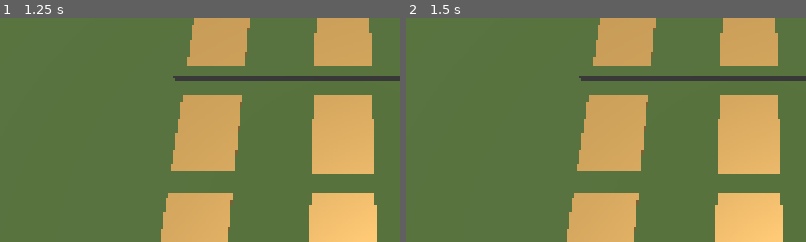
Above: before the commit, frames 1-2 (left to right).
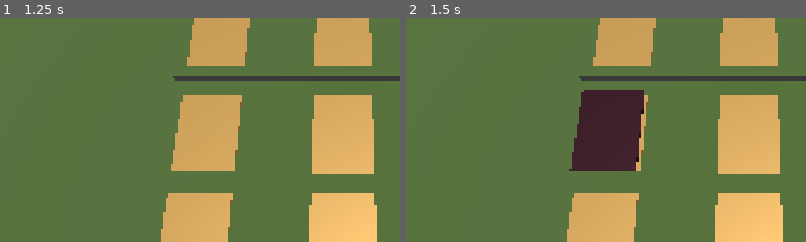
Above: after the commit, the same moments.

Repository: Drozmog/Legions-of-Valor
Game: Godot game, scene res://battlefield_3d.tscn
Two runs of this game, one before a commit and one after it. Both use one fixed random seed, a clock stepped at 60 frames per second and the inputs below.
Inputs (mouse positions are % of the whole screen's width and height, from its top left):
- Up to frame 1 (1.25 s): tap Enter at 0.5 s; move the mouse to (72, 45) at 0.52 s; click (72, 45) at 0.67 s
- Up to frame 2 (1.5 s): tap Space at 1.25 s; move the mouse to (30, 55) at 1.27 s; click (30, 55) at 1.42 s
The pictures show only the part of the screen within x 7-57%, y 26-76%; the shares and areas given below are measured in that part.

Frame 1 is identical in both runs. In frame 2, 5.8% of the frame differs, in the area x 40-60%, y 32-69%.

Commit message:
added card placement test

Diff:
--- /dev/null
+++ b/Scenes/Cards/Card3D_Test.tscn
@@ -0,0 +1,15 @@
+[gd_scene format=3 uid="uid://ebgcigmaimxx"]
+
+[sub_resource type="BoxMesh" id="BoxMesh_13m0g"]
+size = Vector3(1.02, 0.02, 1.34)
+
+[sub_resource type="StandardMaterial3D" id="StandardMaterial3D_mx420"]
+albedo_color = Color(0.32156864, 0.16078432, 0.21568628, 1)
+metallic = 0.48
+roughness = 0.46
+
+[node name="Card3D_Test" type="Node3D" unique_id=708655845]
+
+[node name="CardBody" type="MeshInstance3D" parent="." unique_id=1559280475]
+mesh = SubResource("BoxMesh_13m0g")
+surface_material_override/0 = SubResource("StandardMaterial3D_mx420")
--- /dev/null
+++ b/Scripts/Battlefield/BoardSlot.gd
@@ -0,0 +1,61 @@
+extends MeshInstance3D
+
+const TEST_CARD_SCENE: PackedScene = preload("res://Scenes/Cards/Card3D_Test.tscn")
+
+@onready var click_area: Area3D = $ClickArea
+@onready var card_point: Marker3D = $CardPoint
+
+var occupied: bool = false
+var placed_card: Node3D = null
+
+
+func _ready() -> void:
+	occupied = get_meta("occupied", false)
+
+	click_area.input_ray_pickable = true
+	click_area.input_event.connect(_on_click_area_input_event)
+
+
+func _on_click_area_input_event(
+	_camera: Node,
+	event: InputEvent,
+	_event_position: Vector3,
+	_normal: Vector3,
+	_shape_idx: int
+) -> void:
+	if event is InputEventMouseButton:
+		if event.button_index == MOUSE_BUTTON_LEFT and event.pressed:
+			try_place_test_card()
+
+		if event.button_index == MOUSE_BUTTON_RIGHT and event.pressed:
+			clear_slot()
+
+
+func try_place_test_card() -> void:
+	if occupied:
+		print(get_meta("slot_id"), " is already occupied.")
+		return
+
+	placed_card = TEST_CARD_SCENE.instantiate()
+	card_point.add_child(placed_card)
+
+	placed_card.position = Vector3.ZERO
+	placed_card.rotation = Vector3.ZERO
+
+	occupied = true
+	set_meta("occupied", true)
+
+	print("Placed test card on: ", get_meta("slot_id"))
+
+
+func clear_slot() -> void:
+	if placed_card == null:
+		return
+
+	placed_card.queue_free()
+	placed_card = null
+
+	occupied = false
+	set_meta("occupied", false)
+
+	print("Cleared slot: ", get_meta("slot_id"))
--- a/battlefield_3d.tscn
+++ b/battlefield_3d.tscn
@@ -1,4 +1,6 @@
 [gd_scene format=3 uid="uid://dp6yeqqg78j3r"]
+
+[ext_resource type="Script" uid="uid://08vh6g385ekw" path="res://Scripts/Battlefield/BoardSlot.gd" id="1_kb538"]
 
 [sub_resource type="PlaneMesh" id="PlaneMesh_lmsbs"]
 size = Vector2(14, 8)
@@ -49,6 +51,7 @@
 transform = Transform3D(1, 0, 0, 0, 1, 0, 0, 0, 1, -2.25, 0.06, 2.6)
 mesh = SubResource("BoxMesh_lmsbs")
 surface_material_override/0 = SubResource("StandardMaterial3D_qglca")
+script = ExtResource("1_kb538")
 metadata/owner = "player"
 metadata/row = "back"
 metadata/column = "middle"
@@ -69,6 +72,7 @@
 transform = Transform3D(1, 0, 0, 0, 1, 0, 0, 0, 1, 0, 0, 2.6)
 mesh = SubResource("BoxMesh_lmsbs")
 surface_material_override/0 = SubResource("StandardMaterial3D_qglca")
+script = ExtResource("1_kb538")
 metadata/owner = "player"
 metadata/row = "back"
 metadata/column = "middle"
@@ -89,6 +93,7 @@
 transform = Transform3D(1, 0, 0, 0, 1, 0, 0, 0, 1, 2.25, 0, 2.6)
 mesh = SubResource("BoxMesh_lmsbs")
 surface_material_override/0 = SubResource("StandardMaterial3D_qglca")
+script = ExtResource("1_kb538")
 metadata/owner = "player"
 metadata/row = "back"
 metadata/column = "right"
@@ -109,6 +114,7 @@
 transform = Transform3D(1, 0, 0, 0, 1, 0, 0, 0, 1, -2.25, 0.06, 0.94)
 mesh = SubResource("BoxMesh_lmsbs")
 surface_material_override/0 = SubResource("StandardMaterial3D_qglca")
+script = ExtResource("1_kb538")
 metadata/owner = "player"
 metadata/row = "front"
 metadata/column = "left"
@@ -129,6 +135,7 @@
 transform = Transform3D(1, 0, 0, 0, 1, 0, 0, 0, 1, 0, 0, 0.94)
 mesh = SubResource("BoxMesh_lmsbs")
 surface_material_override/0 = SubResource("StandardMaterial3D_qglca")
+script = ExtResource("1_kb538")
 metadata/owner = "player"
 metadata/row = "front"
 metadata/column = "middle"
@@ -149,6 +156,7 @@
 transform = Transform3D(1, 0, 0, 0, 1, 0, 0, 0, 1, 2.25, 0, 0.94)
 mesh = SubResource("BoxMesh_lmsbs")
 surface_material_override/0 = SubResource("StandardMaterial3D_qglca")
+script = ExtResource("1_kb538")
 metadata/owner = "player"
 metadata/row = "front"
 metadata/column = "right"
@@ -169,6 +177,7 @@
 transform = Transform3D(1, 0, 0, 0, 1, 0, 0, 0, 1, -2.25, 0.06, -2.6)
 mesh = SubResource("BoxMesh_lmsbs")
 surface_material_override/0 = SubResource("StandardMaterial3D_qglca")
+script = ExtResource("1_kb538")
 metadata/owner = "enemy"
 metadata/row = "back"
 metadata/column = "left"
@@ -189,6 +198,7 @@
 transform = Transform3D(1, 0, 0, 0, 1, 0, 0, 0, 1, 0, 0, -2.6)
 mesh = SubResource("BoxMesh_lmsbs")
 surface_material_override/0 = SubResource("StandardMaterial3D_qglca")
+script = ExtResource("1_kb538")
 metadata/owner = "enemy"
 metadata/row = "back"
 metadata/column = "middle"
@@ -209,6 +219,7 @@
 transform = Transform3D(1, 0, 0, 0, 1, 0, 0, 0, 1, 2.25, 0, -2.6)
 mesh = SubResource("BoxMesh_lmsbs")
 surface_material_override/0 = SubResource("StandardMaterial3D_qglca")
+script = ExtResource("1_kb538")
 metadata/owner = "enemy"
 metadata/row = "back"
 metadata/column = "right"
@@ -229,6 +240,7 @@
 transform = Transform3D(1, 0, 0, 0, 1, 0, 0, 0, 1, -2.25, 0.06, -0.94)
 mesh = SubResource("BoxMesh_lmsbs")
 surface_material_override/0 = SubResource("StandardMaterial3D_qglca")
+script = ExtResource("1_kb538")
 metadata/owner = "enemy"
 metadata/row = "front"
 metadata/column = "right"
@@ -249,6 +261,7 @@
 transform = Transform3D(1, 0, 0, 0, 1, 0, 0, 0, 1, 0, 0, -0.94)
 mesh = SubResource("BoxMesh_lmsbs")
 surface_material_override/0 = SubResource("StandardMaterial3D_qglca")
+script = ExtResource("1_kb538")
 metadata/owner = "enemy"
 metadata/row = "front"
 metadata/column = "middle"
@@ -269,6 +282,7 @@
 transform = Transform3D(1, 0, 0, 0, 1, 0, 0, 0, 1, 2.25, 0, -0.94)
 mesh = SubResource("BoxMesh_lmsbs")
 surface_material_override/0 = SubResource("StandardMaterial3D_qglca")
+script = ExtResource("1_kb538")
 metadata/owner = "enemy"
 metadata/row = "front"
 metadata/column = "right"
Not shown, added: Scripts/Battlefield/BoardSlot.gd.uid
